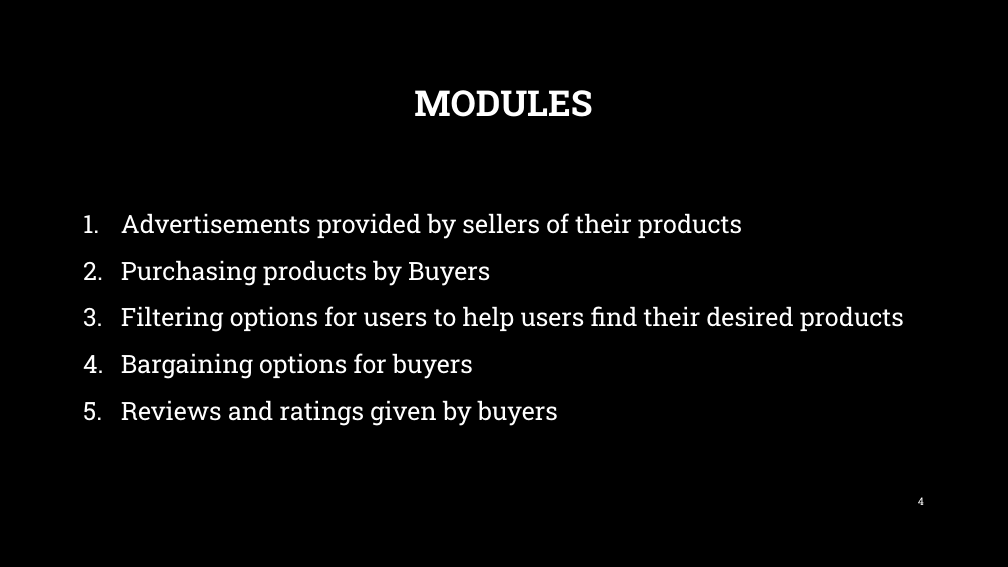
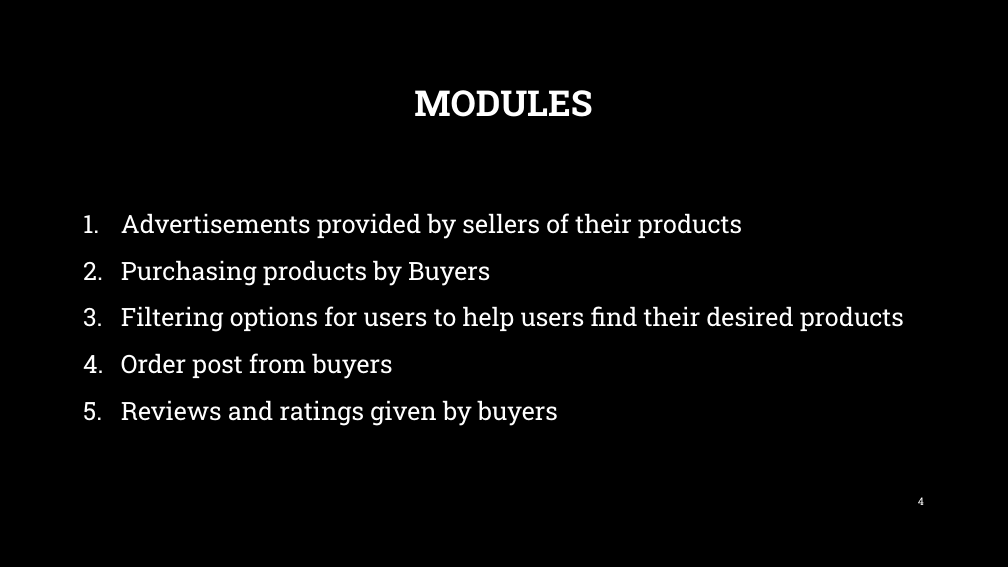
Before and after one commit to nafiislam/cse-326-collab-repo, a slide deck: slide 4 of Scope Fix/MooMarket_asolei_final.pptx. Drawn at 1008x567 pixels with LibreOffice and Linux fonts; fonts in the diff are those of the drawing; background and template pictures are left out. Boxes give left, top, right and bottom in pixels: in the first picture for what was removed or moved away, otherwise in the second. Text is boxed around its words. In the diff, an @@ line names an element or a change of style, - is before the commit and + after.

```diff
--- a/Scope Fix/MooMarket_asolei_final.pptx
+++ b/Scope Fix/MooMarket_asolei_final.pptx
@@ text at box(121, 353, 393, 379): text changed @@
-4. Bargaining options for buyers
+4. Order post from buyers
```
Also in this commit, not shown: 4 other slides changed, 5 other files.
